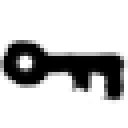
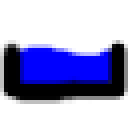
Comparing the layer stacks of the two 128x128 images. Changes:
added layer "Pool" above "Pool Water" over [0,40,128,104]
added layer "Pool Water" above "Key Depot" over [8,44,120,96]
hid "Key Depot" over [0,40,128,104]
